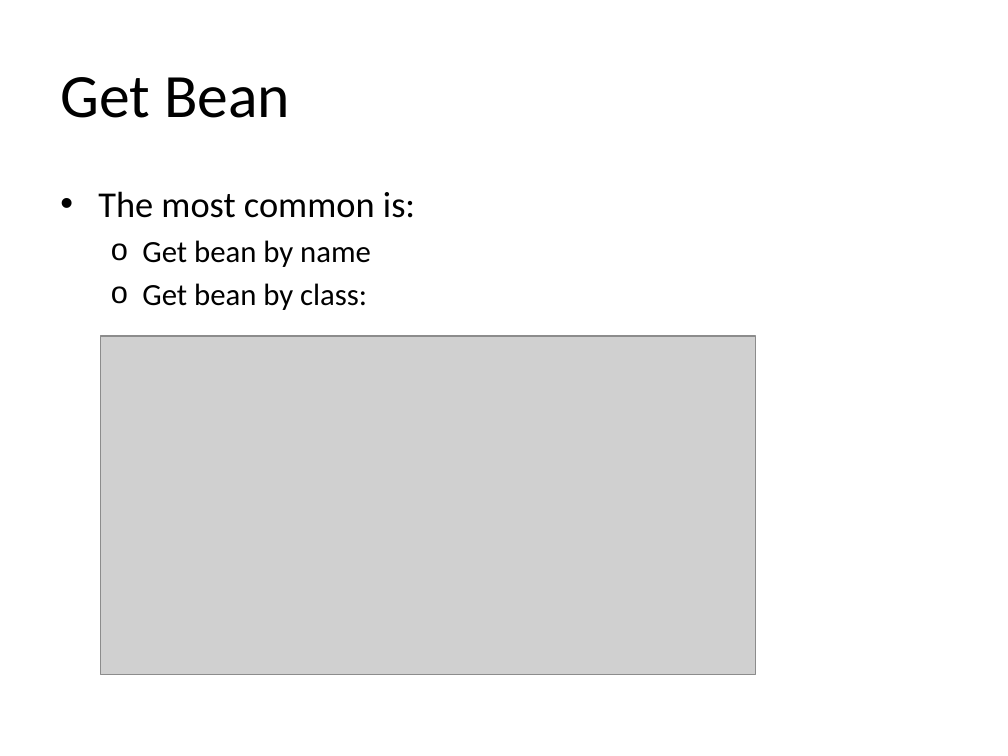
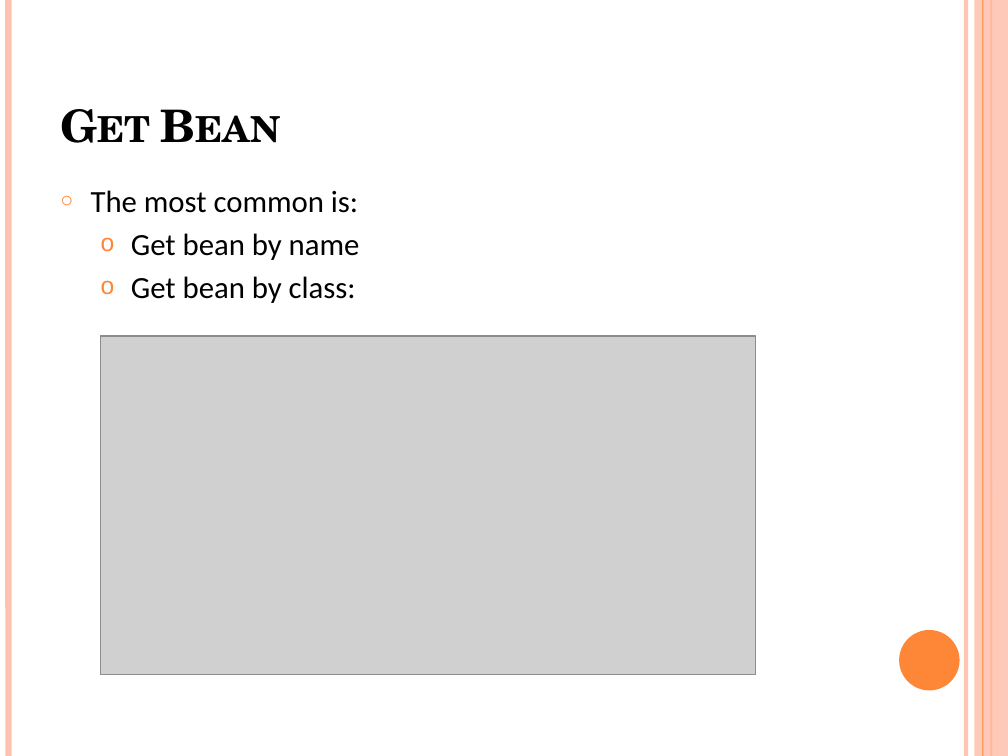
Before and after one commit to java-training-tdt/spring-document, a slide deck: slide 5 of TDT Spring core/slide/Spring Bean.pptx (slide 4 before the commit). Drawn at 1008x756 pixels with LibreOffice and Linux fonts; fonts in the diff are those of the drawing; grey boxes stand for pictures. Boxes give left, top, right and bottom in pixels: in the first picture for what was removed or moved away, otherwise in the second. Text is boxed around its words. In the diff, an @@ line names an element or a change of style, - is before the commit and + after.

```diff
--- a/TDT Spring core/slide/Spring Bean.pptx
+++ b/TDT Spring core/slide/Spring Bean.pptx
@@ line added from (8, 0) to (8, 756), #FEC3AE 4.5 pt @@
@@ line added from (966, 0) to (966, 756), #FEC3AE 3 pt @@
@@ rectangle added at bbox=[975, 0, 1008, 756], fill #FEC3AE at 87% opacity @@
@@ line added from (983, 0) to (983, 756), #FE8637 0.75 pt @@
@@ line added from (991, 0) to (991, 756), #FE8637 1.5 pt @@
@@ title "Get Bean" at bbox=[50, 30, 874, 156]: size 44 to 32 pt, font Calibri to TeX Gyre Schola, bold on, small capitals on; vertical alignment middle to bottom @@
@@ text "The most common is:" at bbox=[91, 190, 360, 303]: size 26 to 22 pt in "The most common is:"; bullet • to ○; indent changed @@
@@ ellipse added at bbox=[899, 630, 960, 690], fill #FE8637 @@
```
Also in this commit, not shown: 4 other slides changed, 2 slides added, 1 slide removed, 3 other files.
